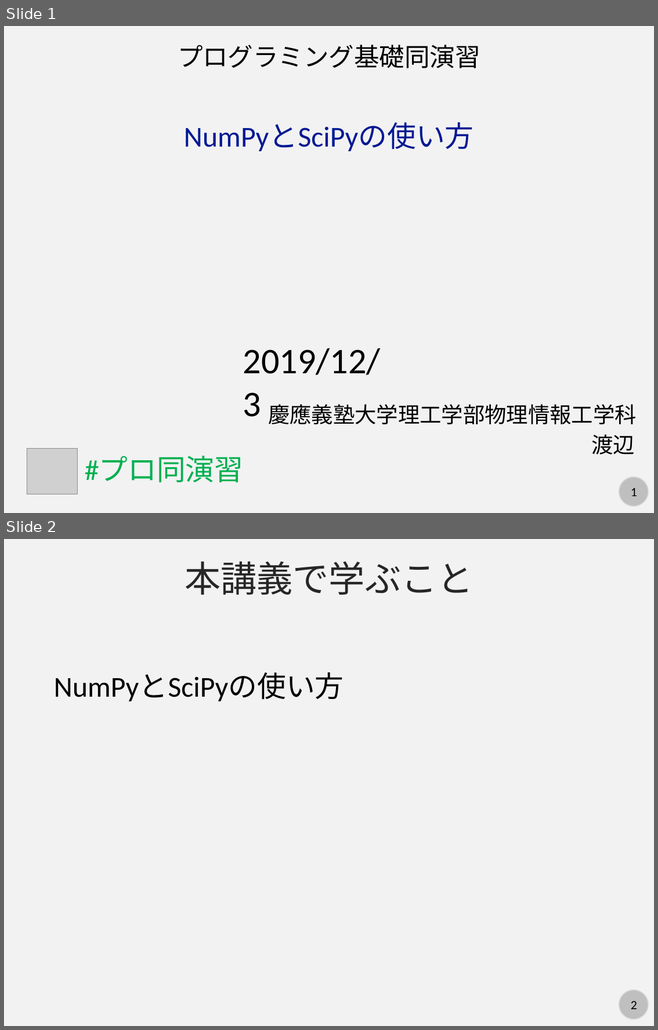
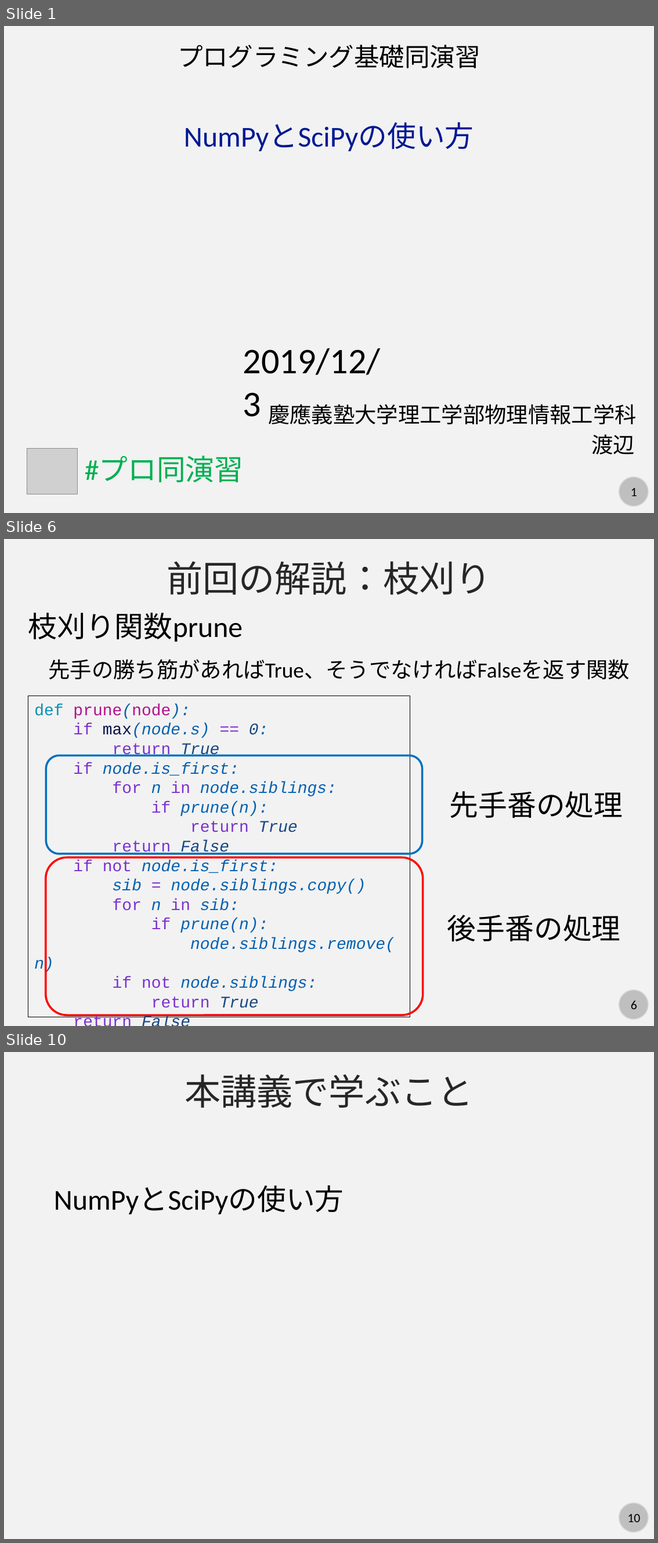
Before and after one commit to kaityo256/python_zero, a slide deck: numpy/fig/slide.pptx. Shown one above the other, each under a label of ours: slides 1 and 2 before the commit, slides 1, 6 and 10 after it; the slides between them are not shown. The pictures are 658x1030 and 658x1543 pixels, drawn with LibreOffice and Linux fonts; fonts in the diff are those of the drawing; grey boxes stand for pictures. Boxes give left, top, right and bottom in pixels: in the first picture for what was removed or moved away, otherwise in the second. Text is boxed around its words. In the diff, an @@ line names an element or a change of style, - is before the commit and + after.

```diff
--- a/numpy/fig/slide.pptx
+++ b/numpy/fig/slide.pptx
@@ slide 6 added at bbox=[4, 539, 654, 1026], background #F2F2F2; not listed: 2 template elements that a slide beside it also shows @@
@@ text added at bbox=[166, 561, 491, 595], 40 pt, text #262626 @@
+前回の解説：枝刈り
@@ text added at bbox=[28, 613, 243, 642], 32 pt, text #000000 @@
+枝刈り関数prune
@@ text added at bbox=[49, 659, 630, 679], 24 pt, text #000000 @@
+先手の勝ち筋があればTrue、そうでなければFalseを返す関数
@@ rectangle added at bbox=[28, 696, 409, 1017], outline #000000 0.75 pt, 18 pt, text #0460B1, italic @@
+def prune(node):
+if max(node.s) == 0:
+return True
+if node.is_first:
+for n in node.siblings:
+if prune(n):
+return True
+return False
+if not node.is_first:
+sib = node.siblings.copy()
+for n in sib:
+if prune(n):
+node.siblings.remove(n)
+if not node.siblings:
+return True
+return False
@@ rounded rectangle added at bbox=[46, 755, 422, 854], outline #0070C0 2.25 pt @@
@@ text added at bbox=[449, 791, 623, 818], 32 pt, text #000000 @@
+先手番の処理
@@ rounded rectangle added at bbox=[46, 857, 422, 1015], outline #FF0000 2.25 pt @@
@@ text added at bbox=[447, 915, 621, 942], 32 pt, text #000000 @@
+後手番の処理
@@ what was slide 2 is now slide 10 @@
@@ page number at bbox=[627, 1514, 640, 1522]: text changed @@
-2
+10
```
Also in this commit, not shown: 7 other slides added.
